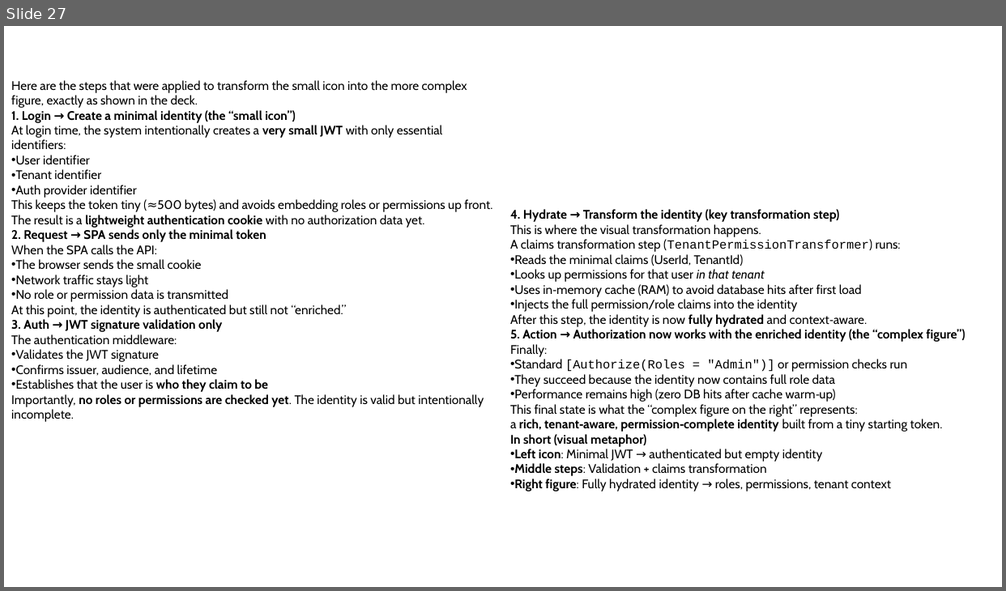
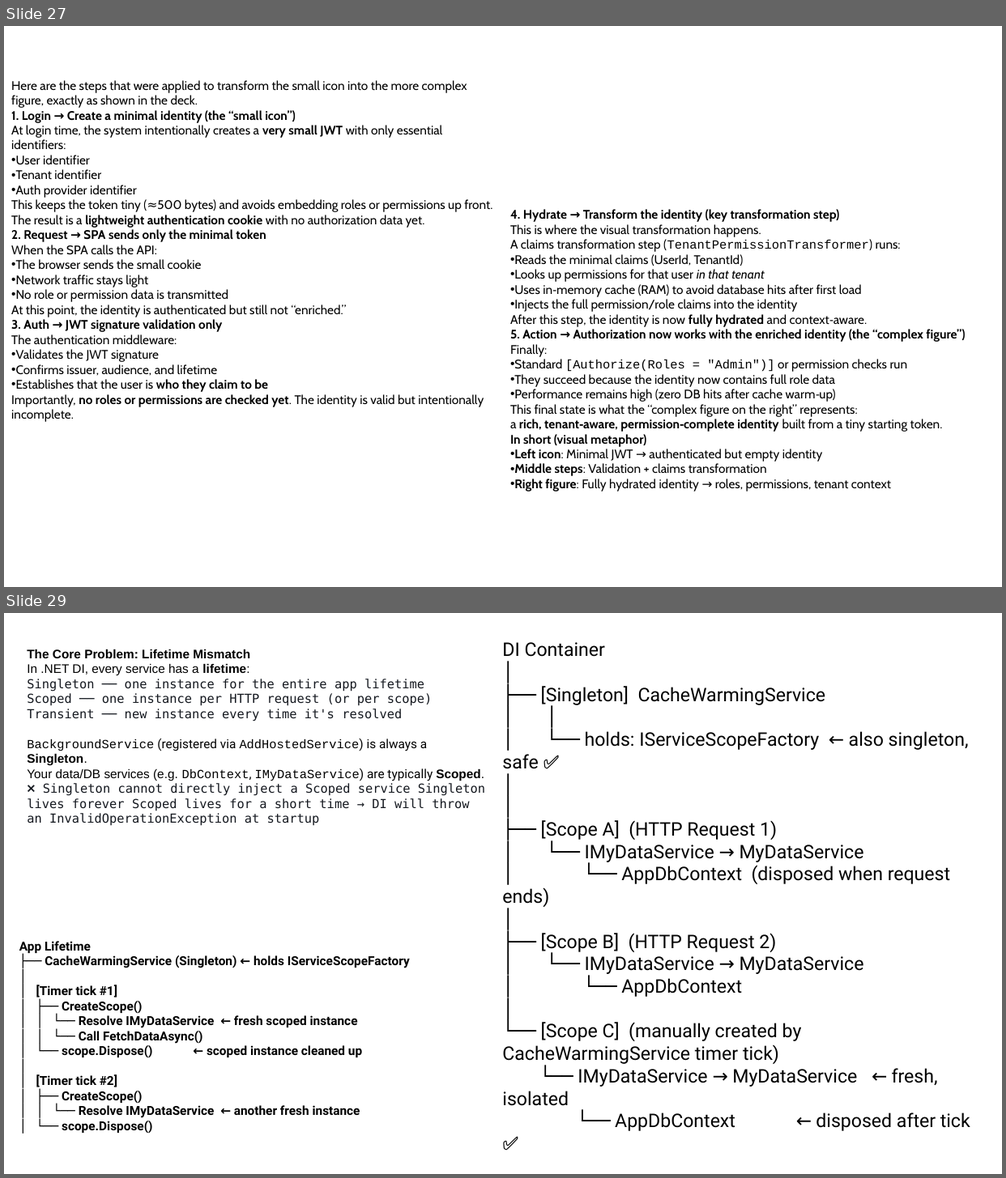
Before and after one commit to AlphaOmegaFirstLast/Bfs_V1, a slide deck: Admin/Docs.pptx. Shown one above the other, each under a label of ours: slide 27 before the commit, slides 27 and 29 after it; the slides between them are not shown. The pictures are 1006x591 and 1006x1178 pixels, drawn with LibreOffice and Linux fonts; fonts in the diff are those of the drawing. Boxes give left, top, right and bottom in pixels: in the first picture for what was removed or moved away, otherwise in the second. Text is boxed around its words. In the diff, an @@ line names an element or a change of style, - is before the commit and + after.

```diff
--- a/Admin/Docs.pptx
+++ b/Admin/Docs.pptx
@@ slide 29 added at box(4, 613, 1002, 1174), background #FFFFFF @@
@@ text added at box(27, 649, 485, 826), 12 pt, text #14181F @@
+The Core Problem: Lifetime Mismatch
+In .NET DI, every service has a lifetime:
+Singleton ── one instance for the entire app lifetime
+Scoped ── one instance per HTTP request (or per scope)
+Transient ── new instance every time it's resolved
+BackgroundService (registered via AddHostedService) is always a Singleton.
+Your data/DB services (e.g. DbContext, IMyDataService) are typically Scoped.
+❌ Singleton cannot directly inject a Scoped service Singleton lives forever Scoped lives for a short time → DI will throw an InvalidOperationException at startup
@@ text added at box(502, 642, 969, 1106), 18 pt, text #000000 @@
+DI Container
+│
+├── [Singleton] CacheWarmingService
+│ │
+│ └── holds: IServiceScopeFactory ← also singleton, safe ✅
+│
+│
+├── [Scope A] (HTTP Request 1)
+│ └── IMyDataService → MyDataService
+│ └── AppDbContext (disposed when request ends)
+│
+├── [Scope B] (HTTP Request 2)
+│ └── IMyDataService → MyDataService
+│ └── AppDbContext
+│
+└── [Scope C] (manually created by CacheWarmingService timer tick)
+└── IMyDataService → MyDataService ← fresh, isolated
+└── AppDbContext ← disposed after tick ✅
@@ text added at box(19, 941, 410, 1133), 12 pt, text #000000, bold @@
+App Lifetime
+├── CacheWarmingService (Singleton) ← holds IServiceScopeFactory
+│
+│ [Timer tick #1]
+│ ├── CreateScope()
+│ │ └── Resolve IMyDataService ← fresh scoped instance
+│ │ └── Call FetchDataAsync()
+│ └── scope.Dispose() ← scoped instance cleaned up
+│
+│ [Timer tick #2]
+│ ├── CreateScope()
+│ │ └── Resolve IMyDataService ← another fresh instance
+│ └── scope.Dispose()
```
Also in this commit, not shown: 6 other slides added, 5 other files.
